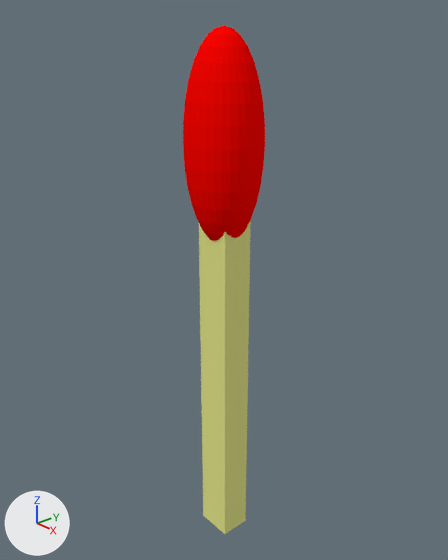
An edit to the Blender file static_assets/models/phosphorus/fosforo.blend, drawn before and after from the same camera.
The view is the same before and after, from a 50 mm camera at (4.79, -4.16, 4.36) aimed at (-1.07, 0.96, 1.22). The axes (+X, +Y, +Z) are drawn at lower left. The lights are the same throughout.
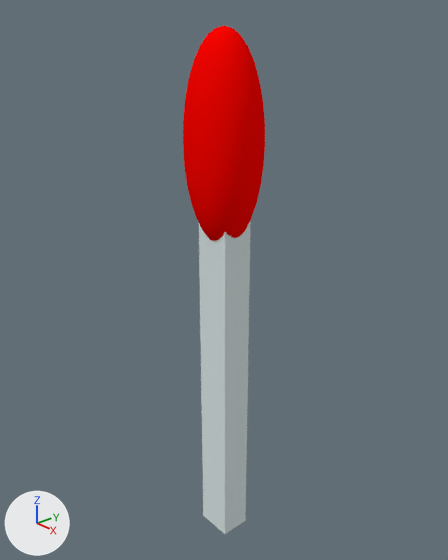
The newer file is also turned or shifted as a whole; pictures and numbers use the older file's frame.

Boxes [x1, y1, x2, y2] around the edits, measured in the pictures (448 x 560 px):
'Cube', recoloured (yellow to white): [198, 219, 251, 534] in both

What changed in the scene script:
```text
Change mat_material:
    mat_material.base_color: (0.783, 0.8, 0.257) -> (0.707, 0.8, 0.8)  # yellow #e5e78b -> white #dbe7e7
```
